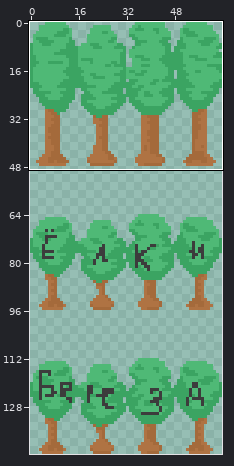
Sprite sheet, stored at assets/trees.png. Above, an overview of the earlier version with the close-up marked.
Close-up. First the earlier version:
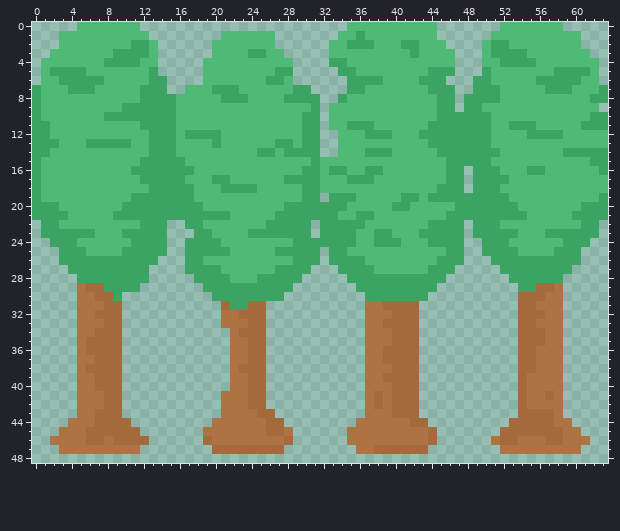
The file is 64x144 pixels. Colours within 5 levels of each other are drawn and written as one. Shown: x 0..63, y 0..48. The commit also changed other parts of the picture, which this record leaves out.
After the commit:
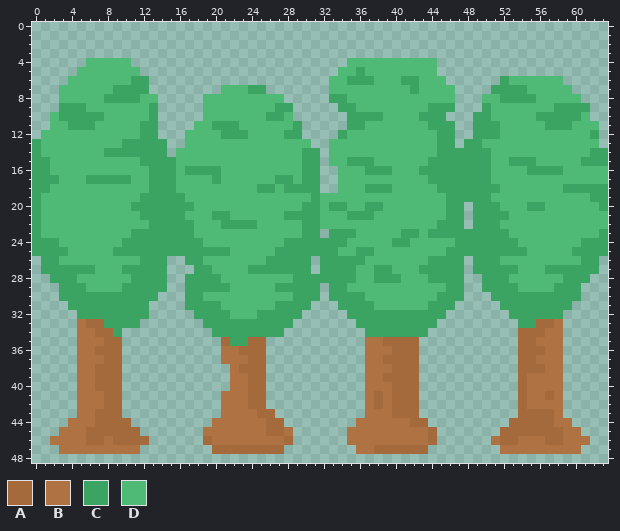
Palette (. is transparent): A #a46a3b  B #af7343  C #3ba462  D #4fb976
Edits made:
Changed rows in their new state; - is an unchanged pixel.
first column x 0:
 0 -----.......-----------------------..........-------.......-----
 1 ---..........--------......-------...........------..........---
 2 ---...........------.......------.............----...........---
 3 --............------........-----..............---............--
 4 -.....--DDD...-----..........----..----------..---.............-
 5 -....D------..-----..........-----DDC-------D..---.............-
 6 -...DDDD---CC..----..........----DD---D--CCDDD---...C---DDD....-
 7 ...-DDD--CCC-..--....DD-CC.....--DDDD-----C-DDD--..-CCC--DDD....
 8 ...-----CCCCDD.....--DDD----....-C-----------DD-..DDCCCC-----...
 9 ...CCC----DDD-.....--------CC...-.CC--------C---..C-------CCCC.-
10 ..-CCCCCDDDDD-.....-------CC-...-..CCCC----CC-...-------CCCCC-..
11 ..--CCC-------....--CCC------C..-..--D---------..--C-DDD-CCC-DD.
12 .D----------C-...DDDDCCC----CC..--C--DDD---DD--..--C---DDDD---C.
13 -DD---DDDD-CC--..---D------DD-D.-D----------D--.--D------------.
14 -D------CCCCC--.---------DD-DD---D---DDD-----------D-------DDD--
15 -C--------------D-------------C-.--CCC------CC-------CCC-----C--
16 -C---------DD---D-CCC-----------..D----C---CCC--C--D-----CC----D
17 -CC---CCCCC-D---D----D-----C-D--..-DDD------CC--C--DD-----------
18 -C--------------DD---DDDDCC-CC--..---CCC--------C----------CCCCC
19 -----------D-----D------------D-DDDD-----DD-DD-----DD---------C-
20 -DD-------D-------D---------DD--D----CC-DD----C-.---DD-CC----DD-
21 -DDD-----DDD-----DDD-------D----DD-C------------.----DD-----DDDD
22 CDD---------D--CC-D--CCCC-DDDD-CDDDDD-------D----------------DDD
23 CDDDDDD---D----CCCDD----DDDDDD-C.-----DD-CCD----C----D---DDDDDDC
24 CC-DD-----C----CC--DD-------C------D--DD-C--DDD-CC---C-----DD-CC
25 CCC-DD---C-----CC---------------C-D-CC----------CC----C---DD-CCC
26 -CCDDDDDDDDD--C-----------CCC--.C-----------C----CC-DDDDDDDDDCC-
27 -CCC---DDD---CC--.--D---CCC-----CC--DDCC---C---C-CCC--DDD---CCC-
28 --CCCDDDDDD--CC--C---D---DDDD-CCCCC-DD---DDD--CC--CCCDDDDDDCCC--
29 ---CCCDDDD--CCC--CC---DDDDD--CCC-CCDDDDDDDDDDDCC--CCCCDDDDCCC---
30 ---CCCCCC-CCCC---CCDDDDDDDDDDCCC-CCCCDDDDDDDDCCC---CCCCCCCCCC---
31 ----CCCCCCCCC----CCCCDDDDDDCCCC---CCCCDDDDDDCCC-----CCCCCCCC----
32 -----CCCCCCCC-----CCCCDDDCCCCC-----CCCCCCCCCCC-------CCCCCC-----
33 ------AACCCC-------CCCCCCCCCC-------CCCCCCCCC---------CCAA------
34 ---------C----------CCCCCCCC---------CCCCCCC--------------------
35 ------BB-------------ACC---------------A----------------B-------
36 ------B--------------B-A---------------B----------------A-------
37 -------B-------------B------------------------------------------
38 ------B-------------------------------------------------A-------
Pixel boxes of the changes (left, top, right, bottom) in both close-ups:
changed: (32, 22, 608, 373)
